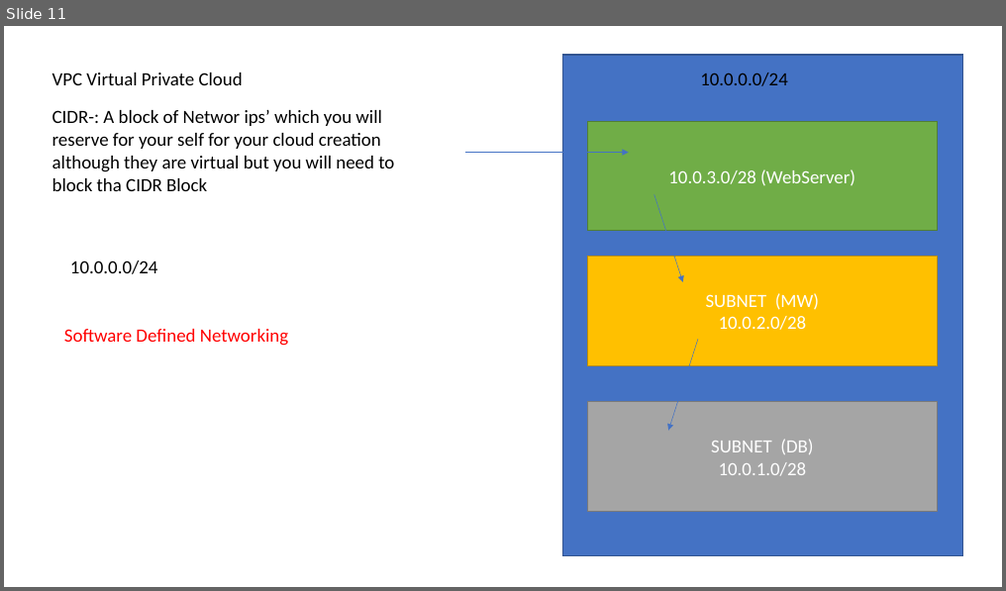
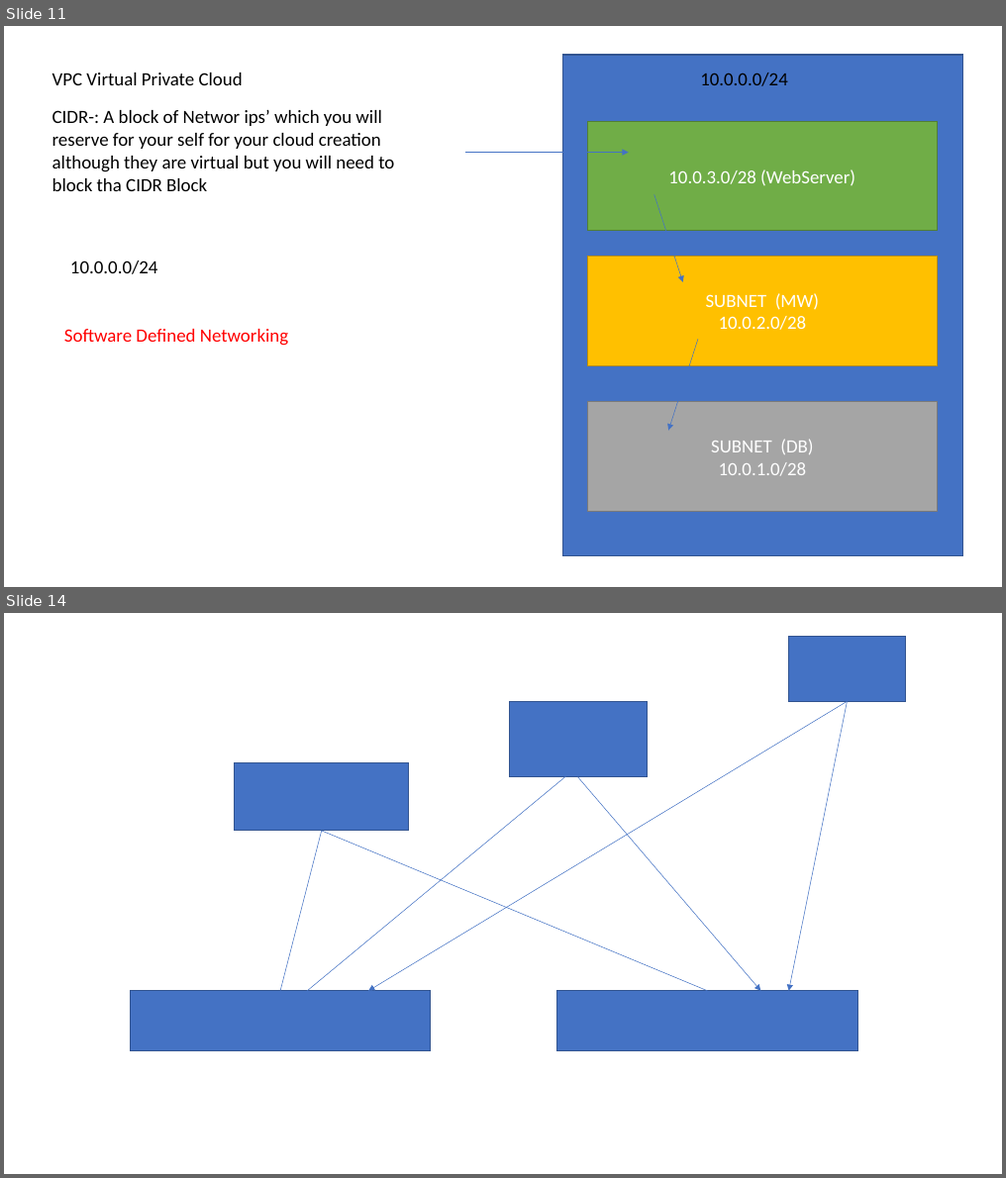
Before and after one commit to nileshdevdas/smcloudbasics, a slide deck: Day-1_BasicCloud.pptx. Shown one above the other, each under a label of ours: slide 11 before the commit, slides 11 and 14 after it; the slides between them are not shown. The pictures are 1006x591 and 1006x1178 pixels, drawn with LibreOffice and Linux fonts; fonts in the diff are those of the drawing. Boxes give left, top, right and bottom in pixels: in the first picture for what was removed or moved away, otherwise in the second. Text is boxed around its words. In the diff, an @@ line names an element or a change of style, - is before the commit and + after.

```diff
--- a/Day-1_BasicCloud.pptx
+++ b/Day-1_BasicCloud.pptx
@@ slide 14 added at <box>4,613,1002,1174</box>, background #FFFFFF @@
@@ rectangle added at <box>788,636,905,701</box>, fill #4472C4, outline #325491 1 pt @@
@@ arrow added from (846, 701) to (368, 991), #4472C4 0.5 pt @@
@@ rectangle added at <box>509,701,648,777</box>, fill #4472C4, outline #325491 1 pt @@
@@ arrow added from (846, 701) to (788, 991), #4472C4 0.5 pt @@
@@ rectangle added at <box>235,762,408,831</box>, fill #4472C4, outline #325491 1 pt @@
@@ arrow added from (583, 762) to (298, 998), #4472C4 0.5 pt @@
@@ arrow added from (578, 777) to (761, 991), #4472C4 0.5 pt @@
@@ line added from (322, 831) to (280, 991), #4472C4 0.5 pt @@
@@ line added from (322, 831) to (708, 991), #4472C4 0.5 pt @@
@@ rectangle added at <box>131,991,431,1051</box>, fill #4472C4, outline #325491 1 pt @@
@@ rectangle added at <box>557,991,857,1051</box>, fill #4472C4, outline #325491 1 pt @@
```
Also in this commit, not shown: 5 other slides added.
